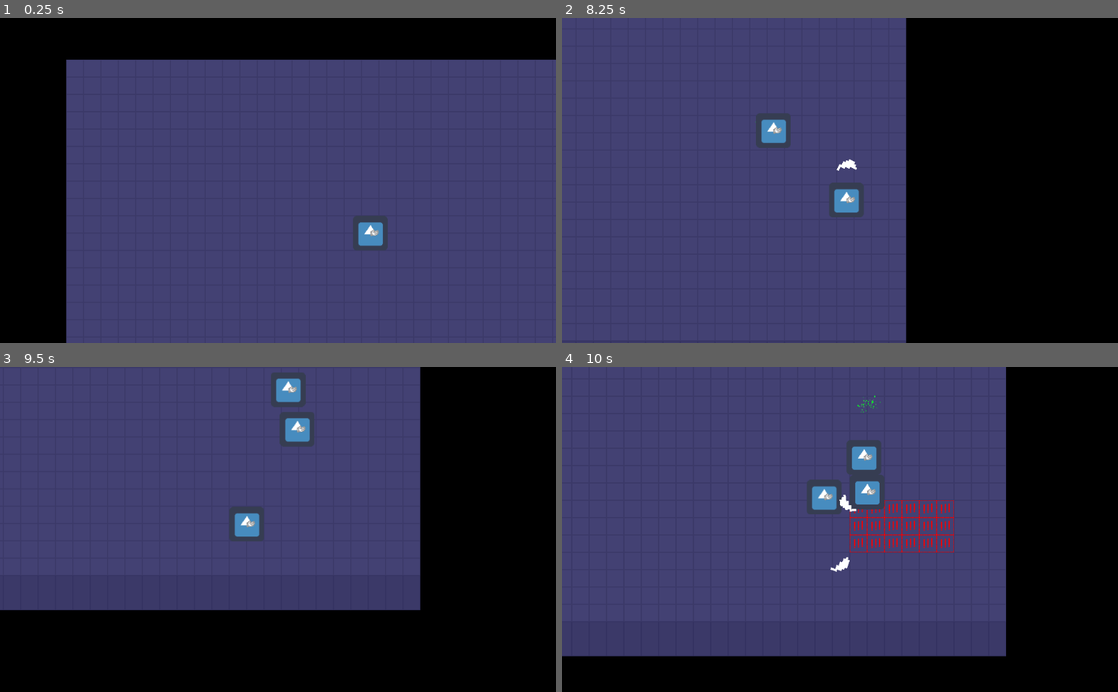
Above: before the commit, frames 1-4 (two rows, left to right).
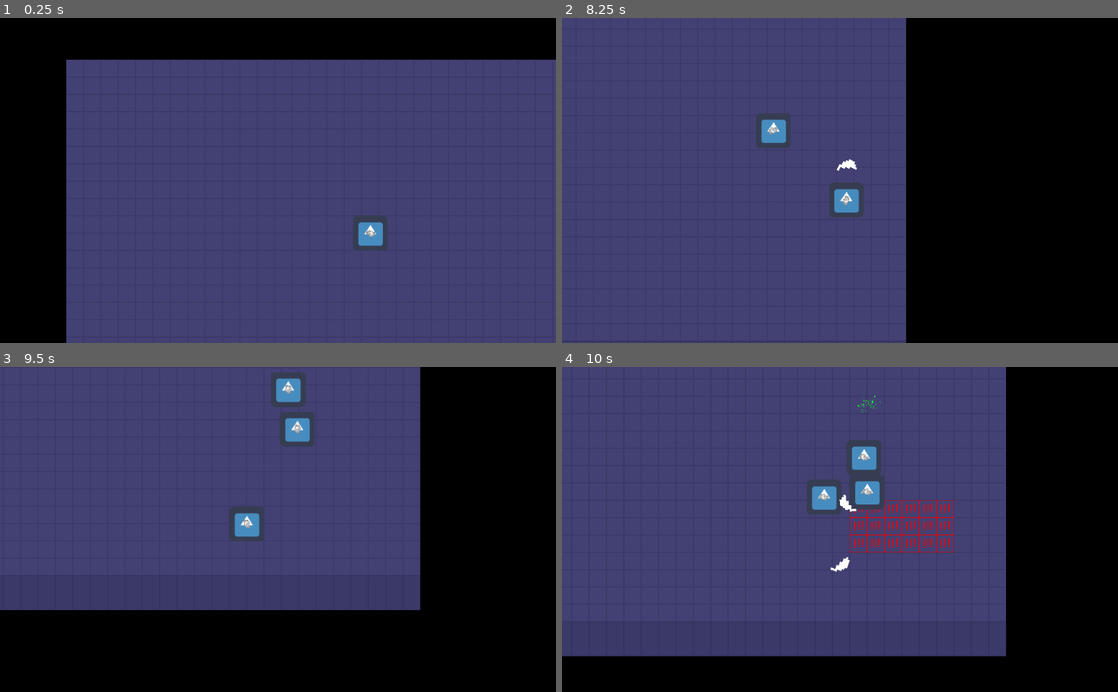
Above: after the commit, the same moments.

Repository: ColdCalzone/GWJ-30
Game: Godot game, scene res://singletons/Game.tscn
Two runs of this game, one before a commit and one after it. Both use one fixed random seed, a clock stepped at 60 frames per second and the inputs below. The project has no main scene, so this scene is started directly. The engine's default icon, where the game draws it, is replaced by a stand-in: a white triangle on a blue panel in a dark square.
Inputs (mouse positions are in pixels of both pictures, inside the frame that each line leads up to):
- Up to frame 1 (0.25 s): no input
- Up to frame 2 (8.25 s): tap Enter (ui_accept) at 0.5, 0.77, 1.52, 3.02, 3.77, 4.52, 6.02, 6.77, 7.52 s; move the mouse to (962, 164) at 0.52 s; hold D (move_right) 0.53-1.28 s; click (962, 164) at 0.67 s; move the mouse to (728, 196) at 1.27 s; hold S (move_down) 1.28-2.03 s; click (728, 196) at 1.42 s; move the mouse to (895, 109) at 2.02 s; hold D (move_right) 2.03-2.78 s; click (895, 109) at 2.17 s; move the mouse to (812, 245) at 2.77 s; hold W (move_up) 2.78-3.53 s; click (812, 245) at 2.92 s; move the mouse to (1006, 229) at 3.52 s; hold A (move_left) 3.53-5.03 s; click (1006, 229) at 3.67 s; move the mouse to (673, 131) at 4.27 s; click (673, 131) at 4.42 s; move the mouse to (867, 180) at 5.02 s; hold S (move_down) 5.03-5.78 s; click (867, 180) at 5.17 s; move the mouse to (756, 99) at 5.77 s; hold D (move_right) 5.78-6.53 s; click (756, 99) at 5.92 s; move the mouse to (962, 164) at 6.52 s; hold W (move_up) 6.53-7.28 s; click (962, 164) at 6.67 s; move the mouse to (728, 196) at 7.27 s; hold D (move_right) 7.28-8.03 s; click (728, 196) at 7.42 s; move the mouse to (895, 109) at 8.02 s; hold S (move_down) from 8.03 s (still down); click (895, 109) at 8.17 s
- Up to frame 3 (9.5 s): move the mouse to (250, 594) at 8.77 s; release S (move_down) at 8.78 s; hold A (move_left) from 8.78 s (still down); click (250, 594) at 8.92 s; tap Enter (ui_accept) at 9.02 s
- Up to frame 4 (10 s): move the mouse to (1006, 578) at 9.52 s; release A (move_left) at 9.53 s; hold W (move_up) from 9.53 s (still down); click (1006, 578) at 9.67 s; tap Enter (ui_accept) at 9.77 s

The runs differ from the first frame. In frame 1, less than 0.1% of the frame differs, in the area x 65-69%, y 64-68%; in frame 2, less than 0.1%; in frame 3, 0.1%, in the area x 43-55%, y 5-50%; in frame 4, 0.1%.

Commit message:
Weapon now looks at mouse

Diff:
--- a/objects/Weapon.gd
+++ b/objects/Weapon.gd
@@ -17,8 +17,13 @@
 
 func _ready() -> void:
 	sprite.texture = load(weapon_data.texture)
-	sprite.position.x = sprite.texture.get_width() / 2.0
+#	sprite.position.x = sprite.texture.get_width() / 2.0
 	timer.wait_time = weapon_data.cooldown
+
+
+
+func _process(delta : float) -> void:
+	sprite.look_at(get_global_mouse_position())
 
 
 
@@ -40,7 +45,7 @@
 
 
 func animation() -> void:
-	match weapon_data.attack_type:
+	match int(weapon_data.attack_type):
 		AttackTypes.Swipe: animation_player.play("swipe")
 		AttackTypes.Jab: animation_player.play("jab")
 
